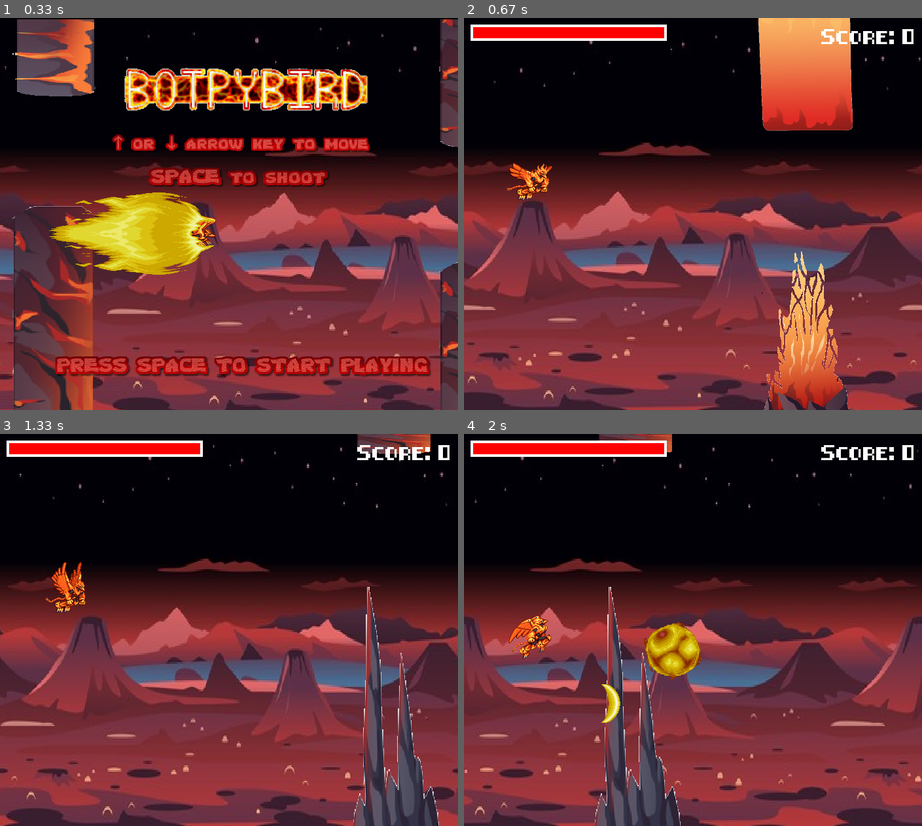
Above: before the commit, frames 1-4 (two rows, left to right).
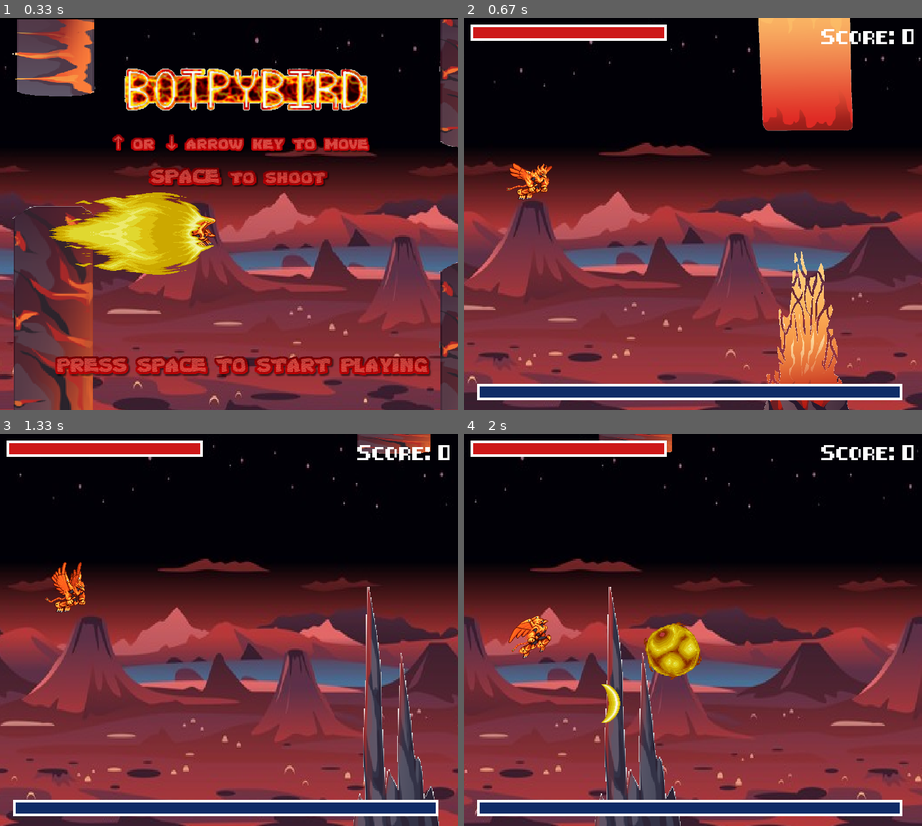
Above: after the commit, the same moments.

Repository: tuannm151/Botpybird---Pygame
Game: pygame game, started from botpybird-main.py
The game is run twice, just before and just after one commit, with the same random seed, the same clock (stepped at 60 frames per second) and the same inputs.
Inputs:
- Up to frame 1 (0.33 s): no input
- Up to frame 2 (0.67 s): tap Space at 0.33 s
- Up to frame 3 (1.33 s): hold Up 0.67-1.13 s; tap Enter at 1.17 s
- Up to frame 4 (2 s): hold Down 1.5-1.8 s; tap Space at 1.57, 1.9 s; hold Up from 1.83 s (still down)

Frame 1 is identical in both runs. In frame 2, 5.1% of the frame differs, in the area x 2-96%, y 2-98%; in frame 3, 5.1%; in frame 4, 5.1%.

Commit message:
fix sounds and added enemy health bar

Diff:
--- a/botpybird-main.py
+++ b/botpybird-main.py
@@ -156,7 +156,6 @@
                 if(not projectile.isEnemy and obstacle.collide(projectile) and not obstacle.passed):
                     if(player.isCrazy):
                         obstacle.isDestroyed = True
-                        explodeSound.play()
                     toExplodePj.append(projectile)
 
             if(obstacle.x + obstacle.OBtop.get_width() < 0):
@@ -229,6 +228,7 @@
             if(not projectile.hasExploded):
                 if(not projectile.isEnemy):
                     explodeSound.play()
+                    pass
                 projectile.hasExploded = True
             if(projectile.explodingTick > EXPLODING_TIME):
                 toExplodePj.remove(projectile)
--- a/constants.py
+++ b/constants.py
@@ -18,5 +18,9 @@
 
 PROJECTILE_DAMAGE = 5
 
-ENEMY_BASE_HEALTH = 500
-ENEMY_MAX_HEALTH = 1000
+ENEMY_BASE_HEALTH = 300
+ENEMY_MAX_HEALTH = 500
+
+# EARRAPE WARNING DON'T SET THIS OVER 0.1 :(
+BGM_VOLUME = 0.05
+SFX_VOLUME = 0.03
--- a/modules/Enemy.py
+++ b/modules/Enemy.py
@@ -12,7 +12,17 @@
         self.isItem = False
         self.image = ENEMY
         self.delay = random.randrange(60, 100)
-        self.health = random.randrange(ENEMY_BASE_HEALTH, ENEMY_MAX_HEALTH)
+
+        self.max_health = random.randrange(ENEMY_BASE_HEALTH, ENEMY_MAX_HEALTH)
+        self.health = self.max_health
+        self.target_health = self.max_health
+
+        self.health_bar_length = WIN_WIDTH - 50
+        self.health_bar_y_pos = WIN_HEIGHT - 40
+
+        self.health_ratio = self.max_health / self.health_bar_length
+        self.health_change_speed = 3
+
         self.tickDelay = 0
         self.canShoot = False
         self.isDamaged = False
@@ -46,7 +56,7 @@
                 else:
                     self.moveUp()
 
-            if(self.y < 100 or self.y >= WIN_HEIGHT-300):
+            if(self.y < 100 or self.y >= WIN_HEIGHT-150):
                 self.y = random.randrange(300, WIN_HEIGHT)
 
         self.tickDelay += 1
@@ -57,9 +67,32 @@
 
     def hit(self):
         self.isDamaged = True
-        self.health -= PROJECTILE_DAMAGE
-        if(self.health < 0):
+        self.target_health -= PROJECTILE_DAMAGE
+        if(self.target_health <= 0):
+            self.target_health = 0
             self.isDead = True
+
+    def healthTransition(self, win):
+        health_bar_width = self.health / self.health_ratio
+        transition_width = 0
+        transition_color = (0, 0, 255)
+
+        if self.health > self.target_health:
+            health_bar_width = self.target_health / self.health_ratio
+            self.health -= self.health_change_speed
+            transition_width = abs(
+                (self.target_health - self.health))/self.health_ratio
+            transition_color = (255, 255, 0)
+
+        health_bar_rect = pygame.Rect(
+            20, self.health_bar_y_pos, health_bar_width, 25)
+        transition_bar_rect = pygame.Rect(
+            health_bar_rect.right, self.health_bar_y_pos, transition_width, 25)
+
+        pygame.draw.rect(win, (15, 44, 103), health_bar_rect)
+        pygame.draw.rect(win, transition_color, transition_bar_rect)
+        pygame.draw.rect(win, (255, 255, 255),
+                         (20, self.health_bar_y_pos, self.health_bar_length, 25), 4)
 
     def moveUp(self):
         self.y = self.y - random.randrange(20, self.vel)
@@ -68,6 +101,7 @@
         self.y = self.y + random.randrange(20, self.vel)
 
     def render(self, win):
+        self.healthTransition(win)
         win.blit(self.image, (self.x, self.y))
         # pygame.draw.rect(win, self.color, (self.rect.x,
         #                                    self.rect.y, self.rect.width, self.rect.height), 2)
--- a/modules/Player.py
+++ b/modules/Player.py
@@ -139,7 +139,7 @@
         transition_bar_rect = pygame.Rect(
             health_bar_rect.right, 10, transition_width, 25)
 
-        pygame.draw.rect(win, (255, 0, 0), health_bar_rect)
+        pygame.draw.rect(win, (205, 24, 24), health_bar_rect)
         pygame.draw.rect(win, transition_color, transition_bar_rect)
         pygame.draw.rect(win, (255, 255, 255),
                          (10, 10, self.health_bar_length, 25), 4)
--- a/modules/bgm.py
+++ b/modules/bgm.py
@@ -1,9 +1,22 @@
 import pygame
+from constants import BGM_VOLUME, SFX_VOLUME
 pygame.mixer.init()
-# pygame.mixer.pre_init(44100, 16, 2, 4096)
-explodeSound = pygame.mixer.Sound("bgm/explode.wav")
-itemSound = pygame.mixer.Sound("bgm/item.wav")
-lostSound = pygame.mixer.Sound("bgm/lost.wav")
-rocketSound = pygame.mixer.Sound("bgm/rocket.wav")
-shootSound = pygame.mixer.Sound("bgm/shoot.wav")
+
+
+pygame.mixer.pre_init(44100, 16, 2, 4096)
+
+
+def create_sound04(name, vol):
+    fullname = "bgm/" + name     # path + name of the sound file
+    sound = pygame.mixer.Sound(fullname)
+    sound.set_volume(vol)
+    return sound
+
+
+explodeSound = create_sound04('explode.wav', SFX_VOLUME)
+itemSound = create_sound04("item.wav", SFX_VOLUME)
+lostSound = create_sound04("lost.wav", SFX_VOLUME)
+rocketSound = create_sound04("rocket.wav", SFX_VOLUME)
+shootSound = create_sound04("shoot.wav", SFX_VOLUME)
 music = pygame.mixer.music.load("bgm/theme.mp3")
+pygame.mixer.music.set_volume(BGM_VOLUME)
